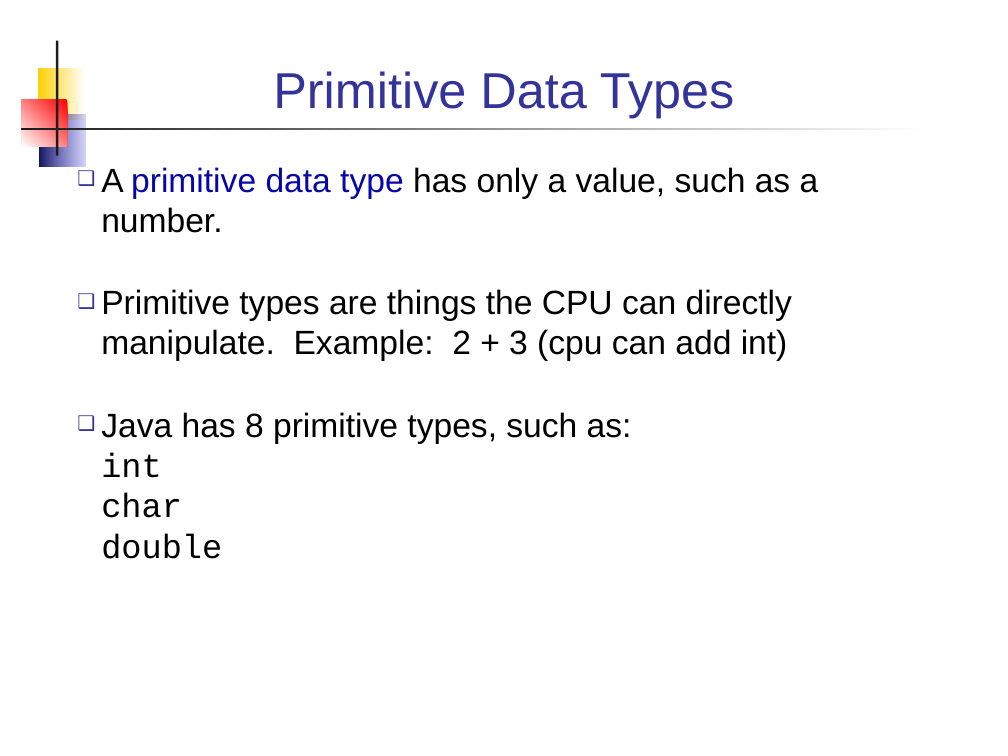
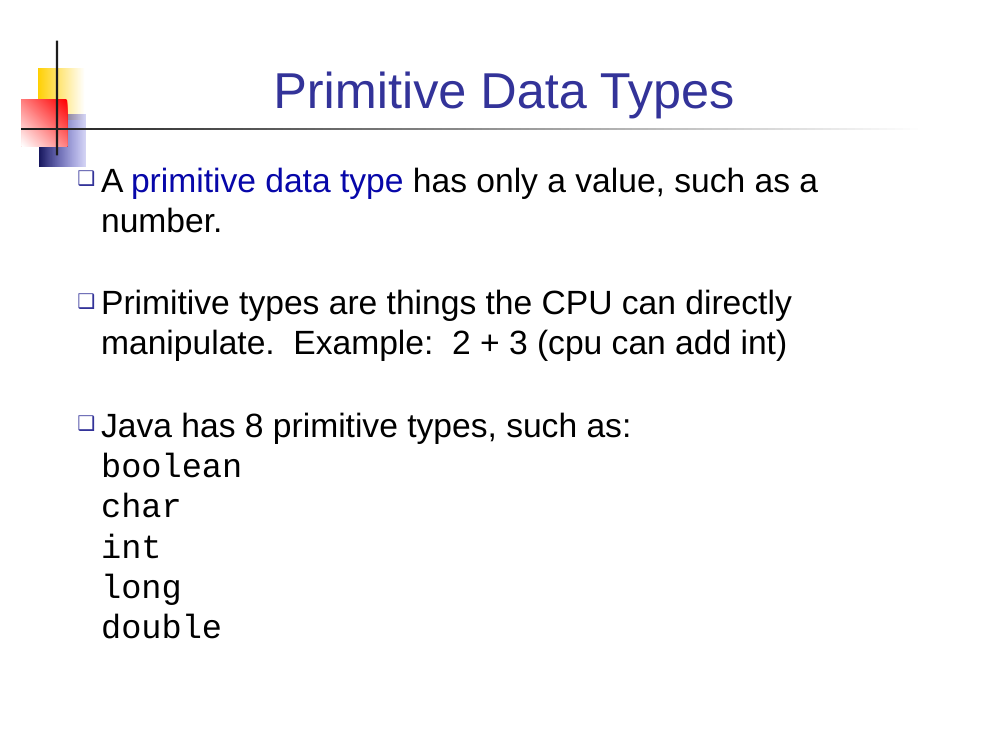
Before and after one commit to cpske/programming1, a slide deck: slide 2 of week2/3-Primitive-Datatypes.ppt. Drawn at 1008x756 pixels with LibreOffice and Linux fonts; fonts in the diff are those of the drawing. Boxes give left, top, right and bottom in pixels: in the first picture for what was removed or moved away, otherwise in the second. Text is boxed around its words. In the diff, an @@ line names an element or a change of style, - is before the commit and + after.

Commit message:
fix typos in primitives slides

```diff
--- a/week2/3-Primitive-Datatypes.ppt
+++ b/week2/3-Primitive-Datatypes.ppt
@@ text at (101, 412, 632, 639): text changed @@
-❑ Java has 8 primitive types, such as:
-  int
-  char
-  double
+❑ Java has 8 primitive types, such as:
+  boolean
+  char
+  int
+  long
+  double
```
Also in this commit, not shown: 10 other slides changed, 1 slide added, 1 other file.
